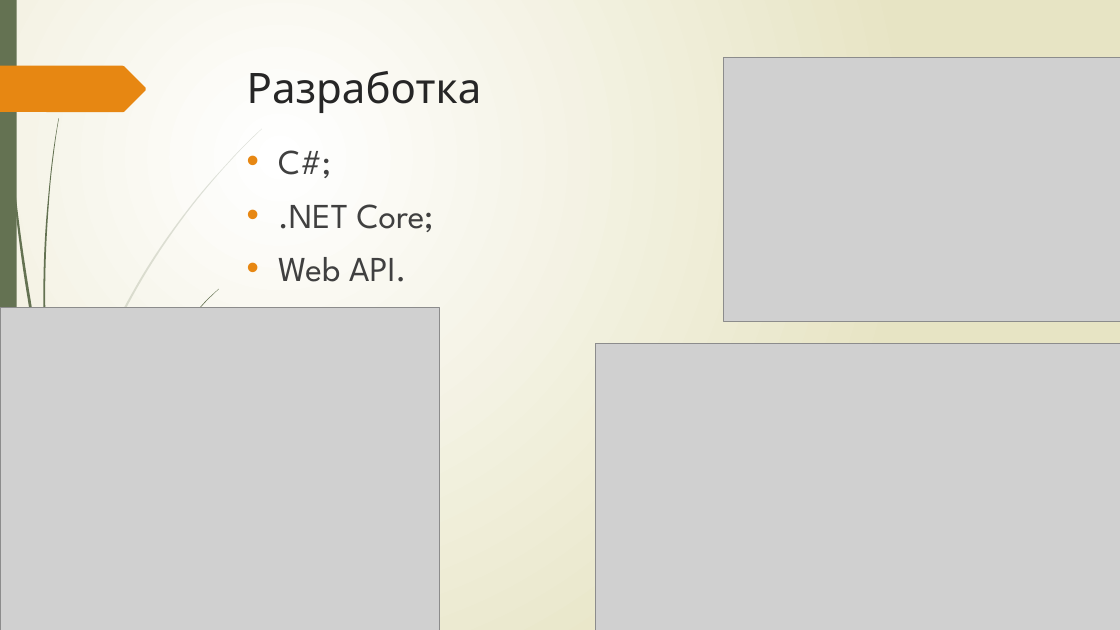
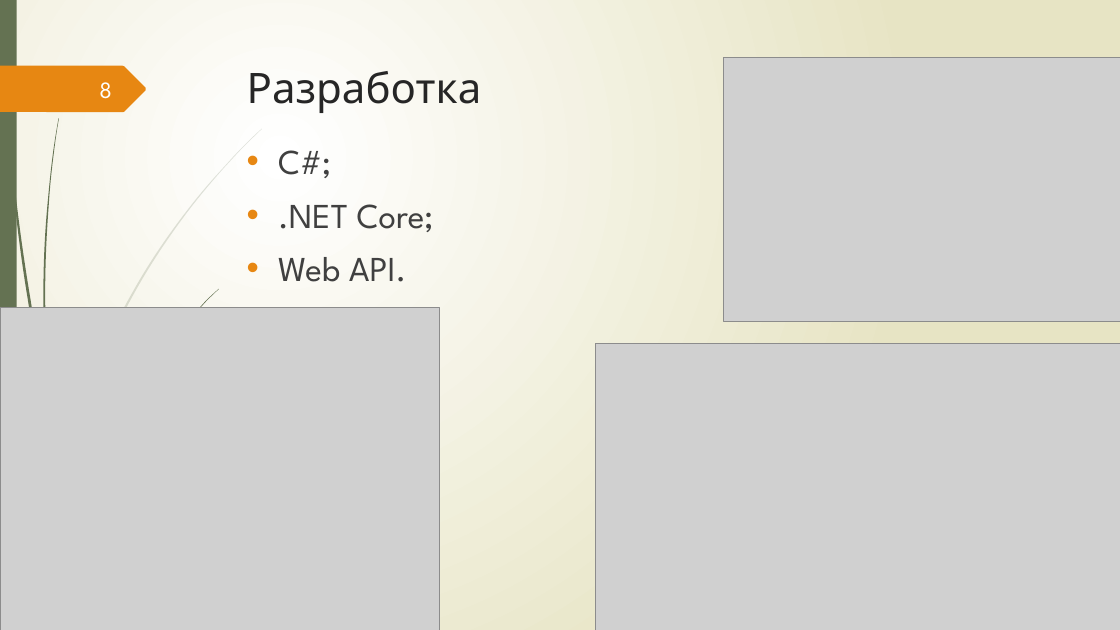
Before and after one commit to IbragimGabi/Diploma, a slide deck: slide 8 of презентация.pptx. Drawn at 1120x630 pixels with LibreOffice and Linux fonts; fonts in the diff are those of the drawing; grey boxes stand for pictures. Boxes give left, top, right and bottom in pixels: in the first picture for what was removed or moved away, otherwise in the second. Text is boxed around its words. In the diff, an @@ line names an element or a change of style, - is before the commit and + after.

```diff
--- a/презентация.pptx
+++ b/презентация.pptx
@@ page number added at (99, 82, 112, 99), 20 pt, text #FEFFFF @@
+8
```
Also in this commit, not shown: 7 other slides changed, 2 slides added, 2 slides removed.
